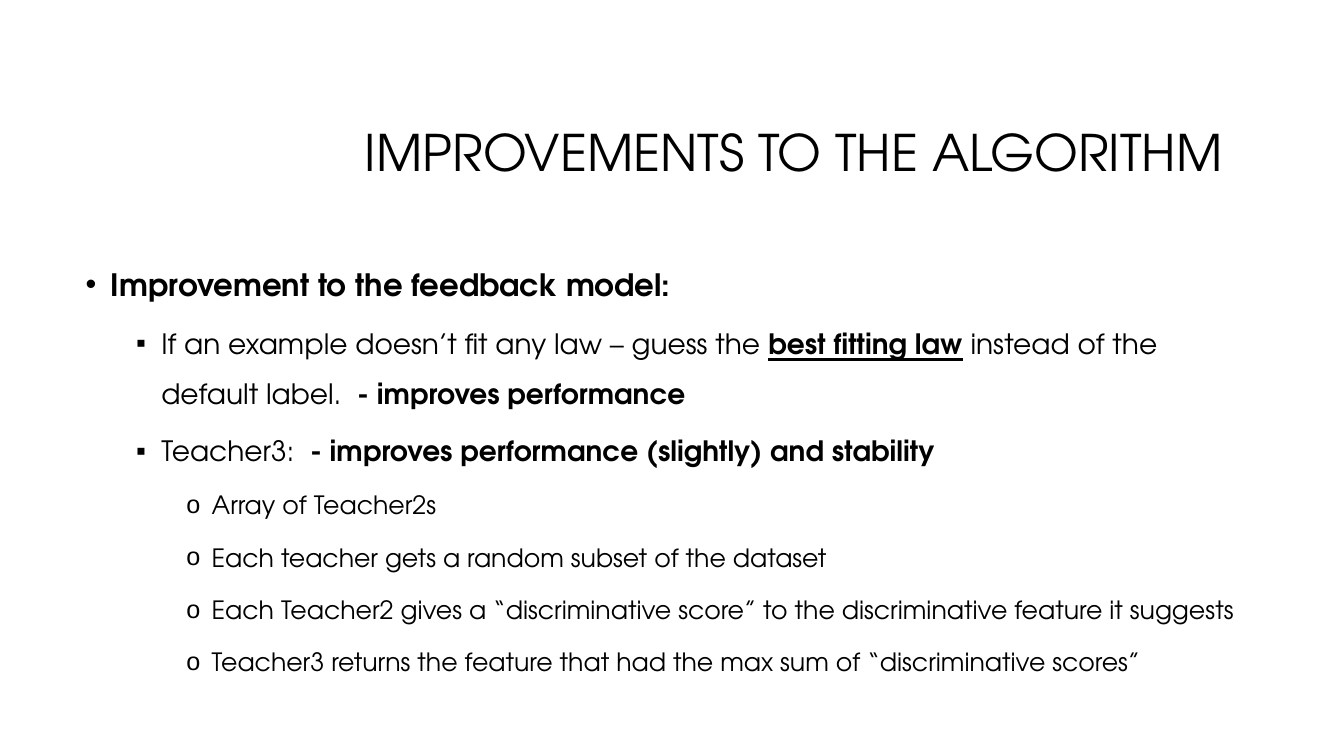
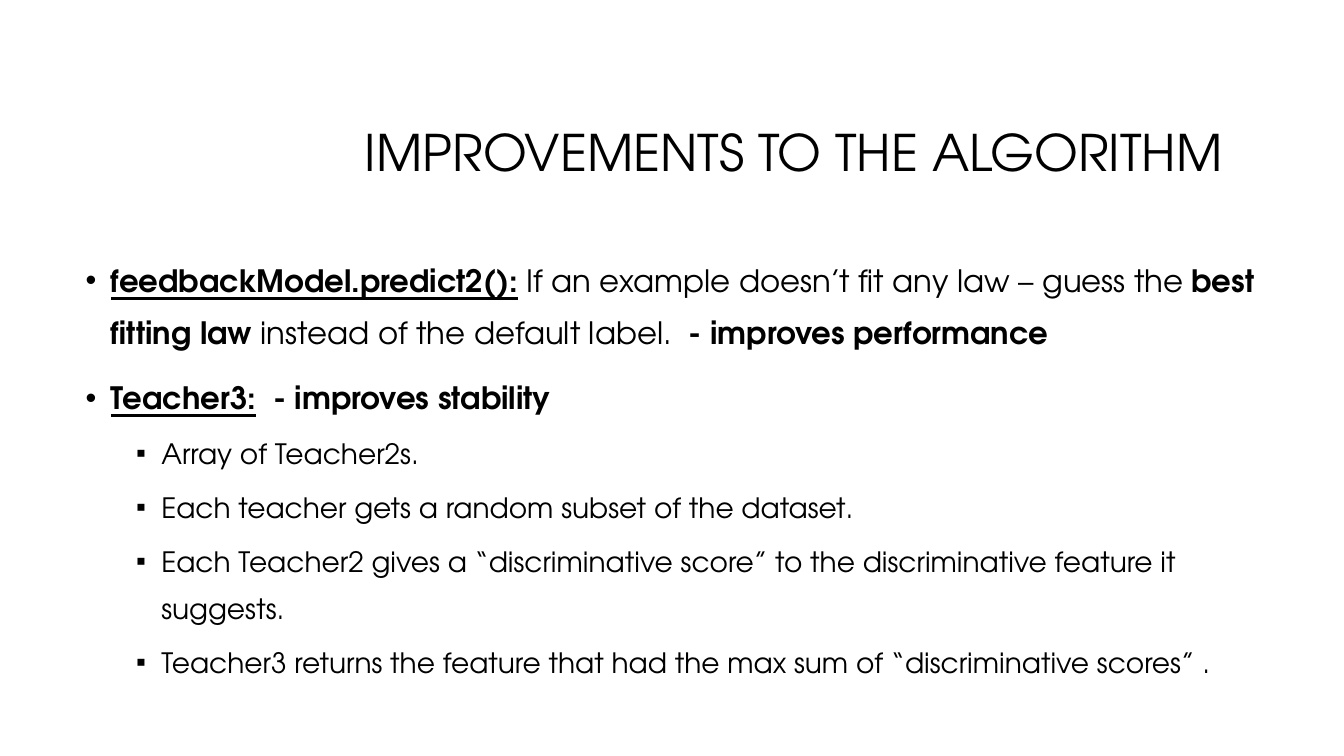
Before and after one commit to nivyosef12/Data-Analysis-Learning-with-Explanations, a slide deck: slide 10 of data_analysis_presentation_206100968_311128847.pptx (slide 9 before the commit). Drawn at 1344x756 pixels with LibreOffice and Linux fonts; fonts in the diff are those of the drawing; background and template pictures are left out. Boxes give left, top, right and bottom in pixels: in the first picture for what was removed or moved away, otherwise in the second. Text is boxed around its words. In the diff, an @@ line names an element or a change of style, - is before the commit and + after.

Commit message:
presentation

```diff
--- a/data_analysis_presentation_206100968_311128847.pptx
+++ b/data_analysis_presentation_206100968_311128847.pptx
@@ text at (x1=111, y1=268, x2=1255, y2=674): text changed; size 18 to 20 pt @@
-• Improvement to the feedback model:
-  ▪ If an example doesn’t fit any law – guess the best fitting law instead of the default label. - improves performance
-  ▪ Teacher3: - improves performance (slightly) and stability
-    o Array of Teacher2s
-    o Each teacher gets a random subset of the dataset
-    o Each Teacher2 gives a “discriminative score” to the discriminative feature it suggests
-    o Teacher3 returns the feature that had the max sum of “discriminative scores”
+• feedbackModel.predict2(): If an example doesn’t fit any law – guess the best fitting law instead of the default label. - improves performance
+• Teacher3: - improves stability
+  ▪ Array of Teacher2s.
+  ▪ Each teacher gets a random subset of the dataset.
+  ▪ Each Teacher2 gives a “discriminative score” to the discriminative feature it suggests.
+  ▪ Teacher3 returns the feature that had the max sum of “discriminative scores” .
```
Also in this commit, not shown: 4 other slides changed, 7 slides added, 1 slide removed.
